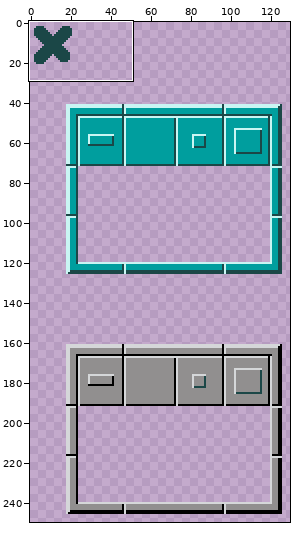
Edited in one commit: sprite sheet (customwm/customwm.png). Above: a wide view before the commit, with the close-up outlined.
Close-up. Before the commit:
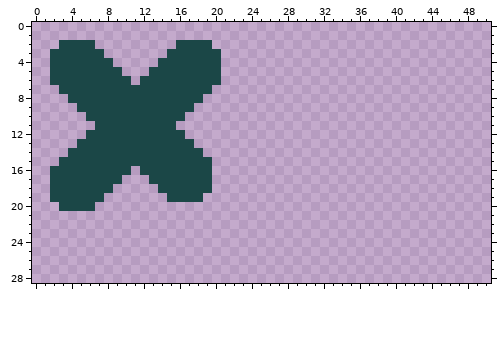
The file is 144x296 pixels. Shown: x 0..50, y 0..28. The wide view leaves out empty margins.
Once edited:
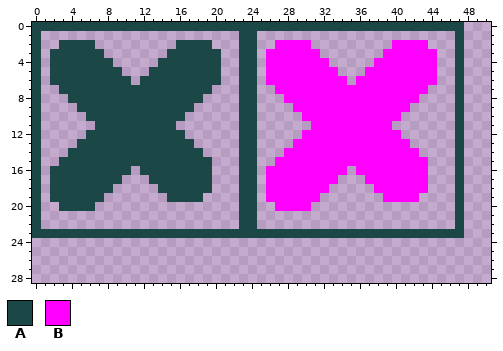
Palette (. is transparent): A #1b4747  B #ff00ff
Change:
@@ x 0..50 @@
- 0 ...................................................
- 1 ...................................................
- 2 ...AAAA.........AAAA...............................
- 3 ..AAAAAA.......AAAAAA..............................
- 4 ..AAAAAAA.....AAAAAAA..............................
- 5 ..AAAAAAAA...AAAAAAAA..............................
- 6 ..AAAAAAAAA.AAAAAAAAA..............................
- 7 ...AAAAAAAAAAAAAAAAA...............................
- 8 ....AAAAAAAAAAAAAAA................................
- 9 .....AAAAAAAAAAAAA.................................
-10 ......AAAAAAAAAAA..................................
-11 .......AAAAAAAAA...................................
-12 ......AAAAAAAAAAA..................................
-13 .....AAAAAAAAAAAAA.................................
-14 ....AAAAAAAAAAAAAAA................................
-15 ...AAAAAAAAAAAAAAAAA...............................
-16 ..AAAAAAAAA.AAAAAAAA...............................
-17 ..AAAAAAAA...AAAAAAA...............................
-18 ..AAAAAAA.....AAAAAA...............................
-19 ..AAAAAA.......AAAA................................
-20 ...AAAA............................................
-21 ...................................................
-22 ...................................................
-23 ...................................................
+ 0 AAAAAAAAAAAAAAAAAAAAAAAAAAAAAAAAAAAAAAAAAAAAAAAA...
+ 1 A......................AA......................A...
+ 2 A..AAAA.........AAAA...AA..BBBB.........BBBB...A...
+ 3 A.AAAAAA.......AAAAAA..AA.BBBBBB.......BBBBBB..A...
+ 4 A.AAAAAAA.....AAAAAAA..AA.BBBBBBB.....BBBBBBB..A...
+ 5 A.AAAAAAAA...AAAAAAAA..AA.BBBBBBBB...BBBBBBBB..A...
+ 6 A.AAAAAAAAA.AAAAAAAAA..AA.BBBBBBBBB.BBBBBBBBB..A...
+ 7 A..AAAAAAAAAAAAAAAAA...AA..BBBBBBBBBBBBBBBBB...A...
+ 8 A...AAAAAAAAAAAAAAA....AA...BBBBBBBBBBBBBBB....A...
+ 9 A....AAAAAAAAAAAAA.....AA....BBBBBBBBBBBBB.....A...
+10 A.....AAAAAAAAAAA......AA.....BBBBBBBBBBB......A...
+11 A......AAAAAAAAA.......AA......BBBBBBBBB.......A...
+12 A.....AAAAAAAAAAA......AA.....BBBBBBBBBBB......A...
+13 A....AAAAAAAAAAAAA.....AA....BBBBBBBBBBBBB.....A...
+14 A...AAAAAAAAAAAAAAA....AA...BBBBBBBBBBBBBBB....A...
+15 A..AAAAAAAAAAAAAAAAA...AA..BBBBBBBBBBBBBBBBB...A...
+16 A.AAAAAAAAA.AAAAAAAA...AA.BBBBBBBBB.BBBBBBBB...A...
+17 A.AAAAAAAA...AAAAAAA...AA.BBBBBBBB...BBBBBBB...A...
+18 A.AAAAAAA.....AAAAAA...AA.BBBBBBB.....BBBBBB...A...
+19 A.AAAAAA.......AAAA....AA.BBBBBB.......BBBB....A...
+20 A..AAAA................AA..BBBB................A...
+21 A......................AA......................A...
+22 A......................AA......................A...
+23 AAAAAAAAAAAAAAAAAAAAAAAAAAAAAAAAAAAAAAAAAAAAAAAA...
 24 ...................................................
